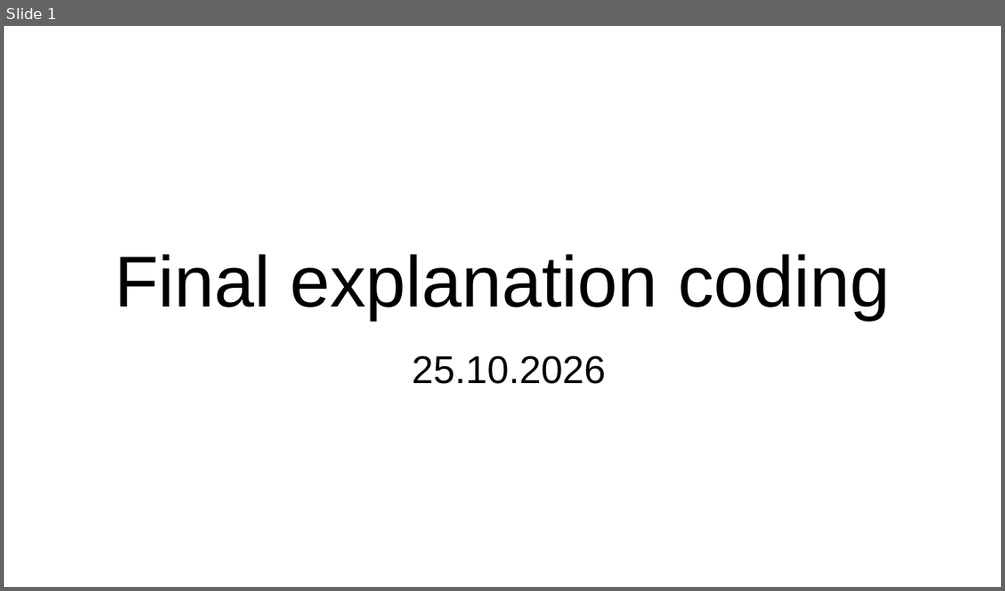
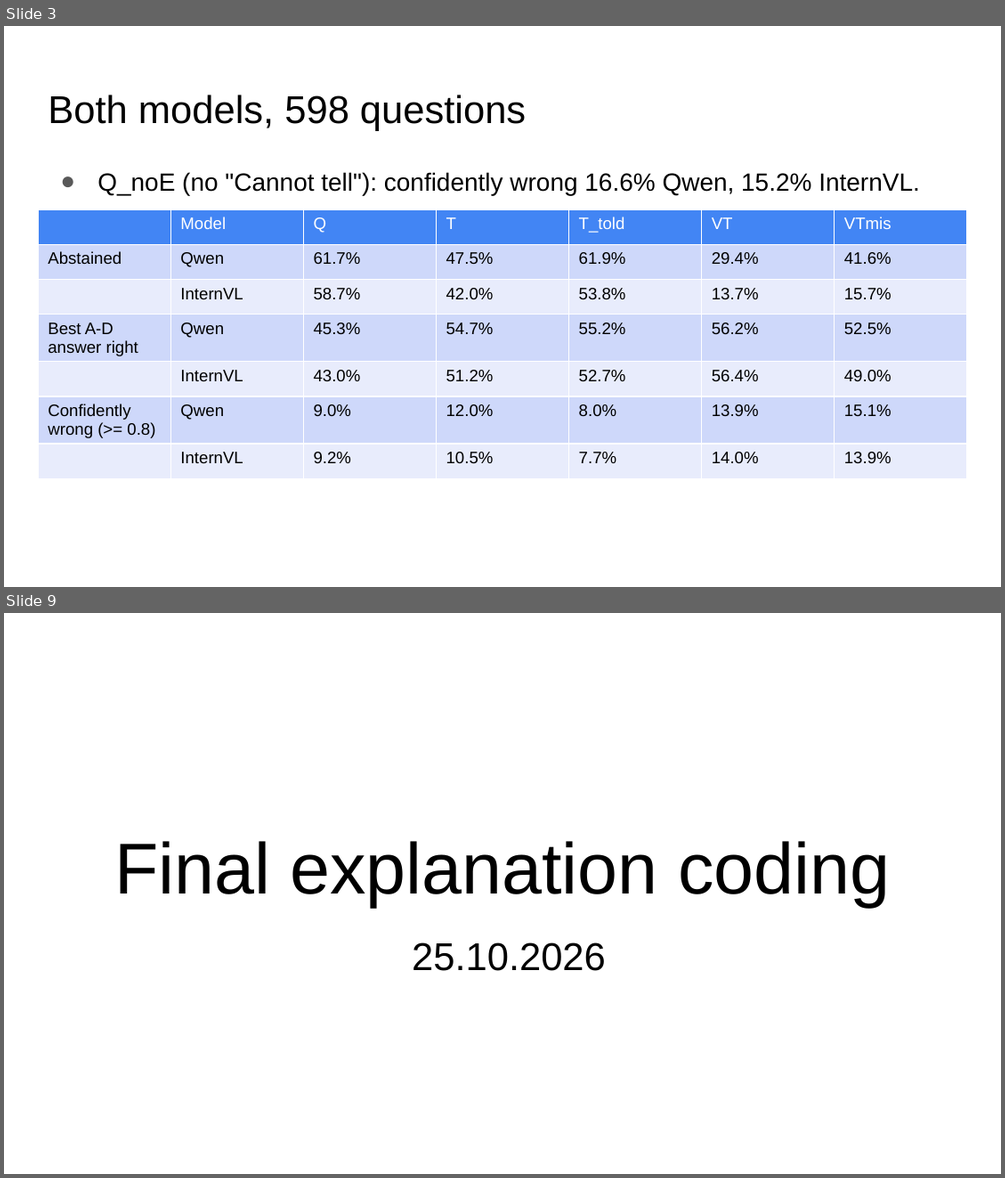
Before and after one commit to seriozh1/ai-alignment-demands-emotions, a slide deck: files/AI Alignemnt Emotions all slides.pptx. Shown one above the other, each under a label of ours: slide 1 before the commit, slides 3 and 9 after it; the slides between them are not shown. The pictures are 1005x591 and 1005x1178 pixels, drawn with LibreOffice and Linux fonts; fonts in the diff are those of the drawing. Boxes give left, top, right and bottom in pixels: in the first picture for what was removed or moved away, otherwise in the second. Text is boxed around its words. In the diff, an @@ line names an element or a change of style, - is before the commit and + after.

Commit message:
3-rd model qwen_v1 test

```diff
--- a/files/AI Alignemnt Emotions all slides.pptx
+++ b/files/AI Alignemnt Emotions all slides.pptx
@@ slide 3 added at box(4, 26, 1001, 587), background #FFFFFF @@
@@ title added at box(48, 95, 526, 131), 28 pt, text #000000 @@
+Both models, 598 questions
@@ text added at box(97, 172, 920, 195), 18 pt, text #000000 @@
+● Q_noE (no "Cannot tell"): confidently wrong 16.6% Qwen, 15.2% InternVL.
@@ table added at box(38, 209, 966, 467), 7 rows, 7 columns @@
+ | Model | Q | T | T_told | VT | VTmis
+Abstained | Qwen | 61.7% | 47.5% | 61.9% | 29.4% | 41.6%
+ | InternVL | 58.7% | 42.0% | 53.8% | 13.7% | 15.7%
+Best A-D answer right | Qwen | 45.3% | 54.7% | 55.2% | 56.2% | 52.5%
+ | InternVL | 43.0% | 51.2% | 52.7% | 56.4% | 49.0%
+Confidently wrong (>= 0.8) | Qwen | 9.0% | 12.0% | 8.0% | 13.9% | 15.1%
+ | InternVL | 9.2% | 10.5% | 7.7% | 14.0% | 13.9%
@@ what was slide 1 is now slide 9 @@
```
Also in this commit, not shown: 7 other slides added, 29 other files.
